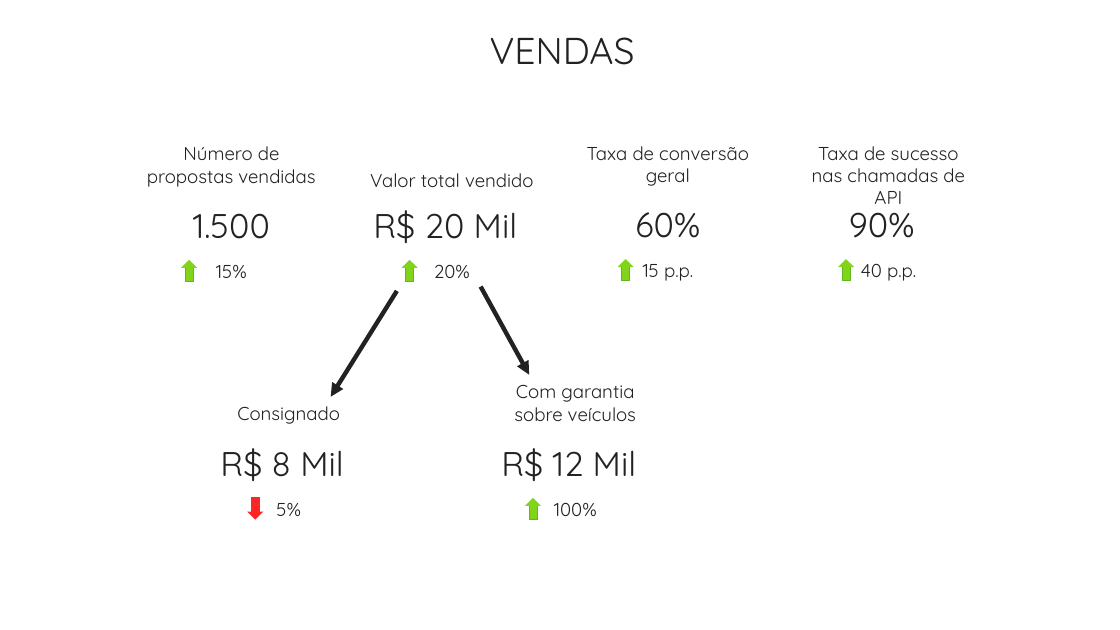
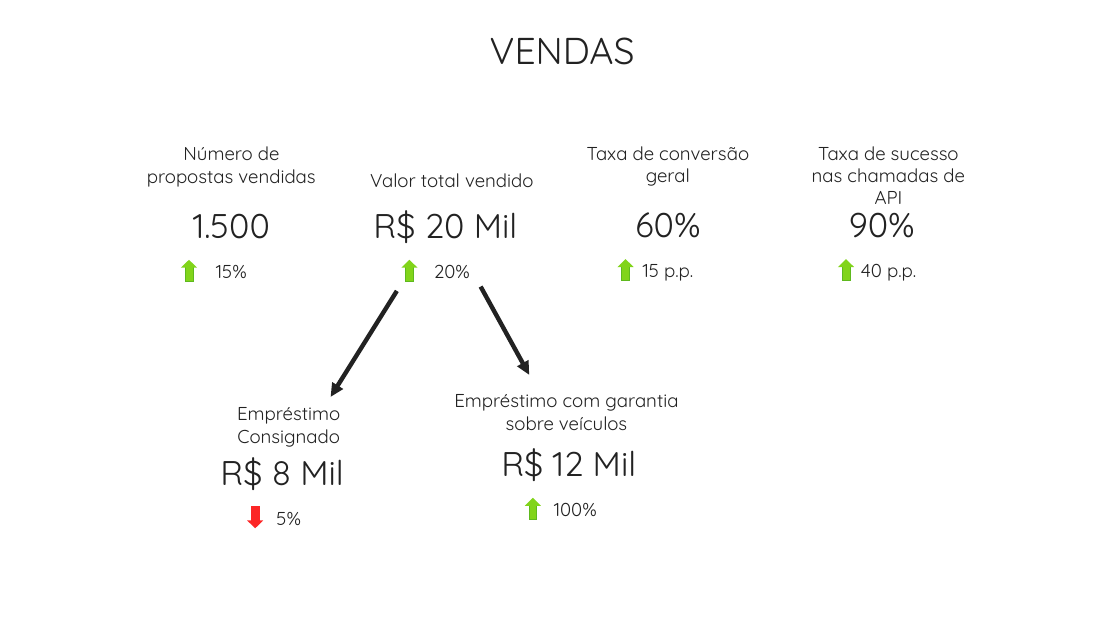
Before and after one commit to pedropark99/Personal-website, a slide deck: slide 2 of posts/2023/2023-01-20-storytelling/report-exemplo.pptx. Drawn at 1120x630 pixels with LibreOffice and Linux fonts; fonts in the diff are those of the drawing. Boxes give left, top, right and bottom in pixels: in the first picture for what was removed or moved away, otherwise in the second. Text is boxed around its words. In the diff, an @@ line names an element or a change of style, - is before the commit and + after.

```diff
--- a/posts/2023/2023-01-20-storytelling/report-exemplo.pptx
+++ b/posts/2023/2023-01-20-storytelling/report-exemplo.pptx
@@ text "Empréstimo com garantia": place and size @@
-text "Empréstimo com garantia" at <box>514,384,636,421</box>
+text "Empréstimo com garantia" at <box>454,394,678,430</box>
@@ text at <box>237,407,340,447</box>: text changed @@
-Consignado
+Empréstimo Consignado
@@ text at <box>454,394,678,411</box>: text changed @@
-Com garantia
+Empréstimo com garantia
@@ 2 texts, 1 rectangle, 1 freeform shape: place and size @@
-2 texts, 1 rectangle, 1 freeform shape at <box>220,448,343,520</box>
+2 texts, 1 rectangle, 1 freeform shape at <box>220,457,343,529</box>
```
Also in this commit, not shown: 1 other slide changed, 12 other files.
